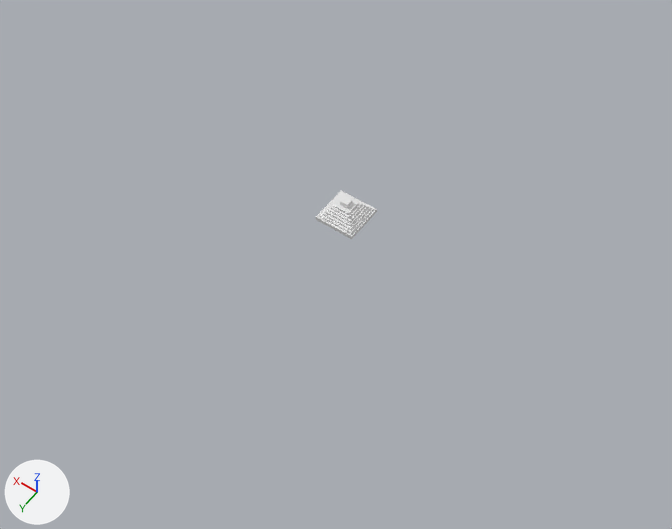
An edit to the Blender file section_2/mayan-pyramid.blend, drawn before and after from the same camera.
Camera for both pictures: a 50 mm camera at (-159.0, 231.0, 322.0) aimed at (-8.0, 19.0, -10.0). The axes (+X, +Y, +Z) are drawn at lower left. The lights are the same throughout.
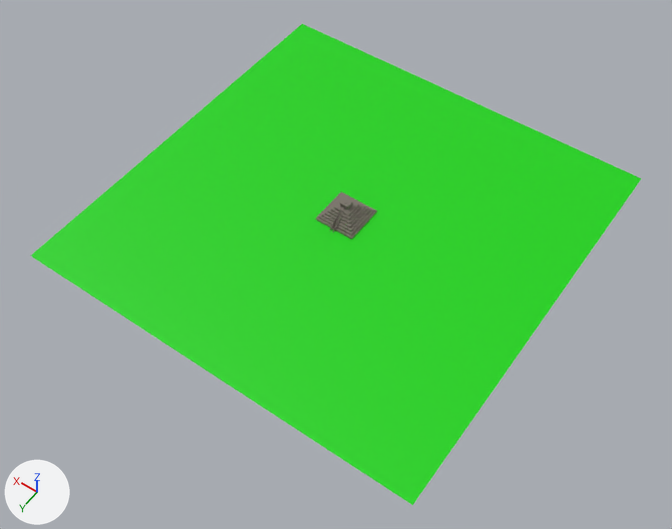
Patch to the scene script:
```diff
--- a/section_2/mayan-pyramid.blend.py
+++ b/section_2/mayan-pyramid.blend.py
@@ mat_stone1 @@
+mat_stone1 = principled_material('Stone1')
+mat_stone1.base_color = (0.2, 0.179, 0.148)  # grey #7c756b
+mat_stone1.roughness = 0.4
@@ mat_ground @@
+mat_ground = principled_material('Ground')
+mat_ground.base_color = (0.00398, 0.658, 0.0)  # green #0dd400
@@ me_cube @@
 # used by ob_cube; location = (0.0, 0.0, 1.0)
-me_cube.from_pydata(...)  # 64 vertices, 62 faces; spans x -10.0..10.0, y -10.0..10.0, z -1.0..9.5
+me_cube.from_pydata(...)  # 858 vertices, 710 faces; spans x -10.0..10.0, y -10.0..12.0, z -1.0..8.8
+# me_cube part 1: 28 vertices moved from x -9.0..9.0, y -9.0..9.0, z 2.0..7.0 to x -8.0..8.0, y -8.0..8.0, z 1.0..7.2; 8 vertices removed from x -10.0..10.0, y -10.0..10.0, z 1.0..9.5; 562 vertices added at x -10.0..10.0, y -10.0..12.0, z -1.0..8.8
+# me_cube part 2: 24 faces spanning x -9.0..9.0, y -9.0..9.0, z 1.0..7.2 switch from mat_material (white #e7e7e7) to mat_stone1 (grey #7b756b)
@@ me_plane @@
+me_plane.from_pydata([(-1.0, -1.0, 0.0), (1.0, -1.0, 0.0), (-1.0, 1.0, 0.0), (1.0, 1.0, 0.0)], [], [(0, 1, 3, 2)])
+me_plane.materials.append(mat_ground)  # green #0dd400
@@ ob_plane @@
+ob_plane = bpy.data.objects.new('Plane', me_plane)
+ob_plane.location = (0.0, 0.0, 0.0)
+ob_plane.scale = (100.0, 100.0, 100.0)
```

Where the change shows, as pixel boxes (x1, y1, x2, y2) in the pictures (672 x 529 px):
'Plane', added (green)
    after: (31, 24, 641, 505)
'Cube', reshaped
    before: (316, 191, 377, 239)
    after: (316, 192, 377, 239)
part 1 of me_cube, built on
    before: (316, 191, 377, 239)
    after: (316, 192, 377, 239)
part 2 of me_cube, recoloured
    before: (319, 191, 374, 234)
    after: (320, 193, 373, 234)
